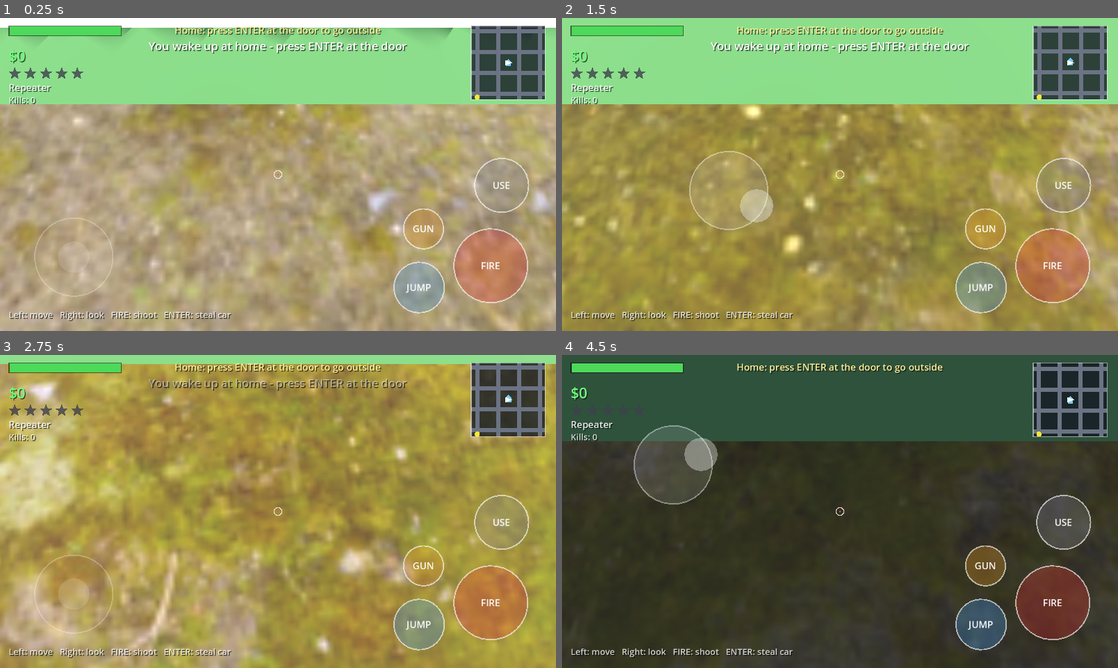
Above: before the commit, frames 1-4 (two rows, left to right).
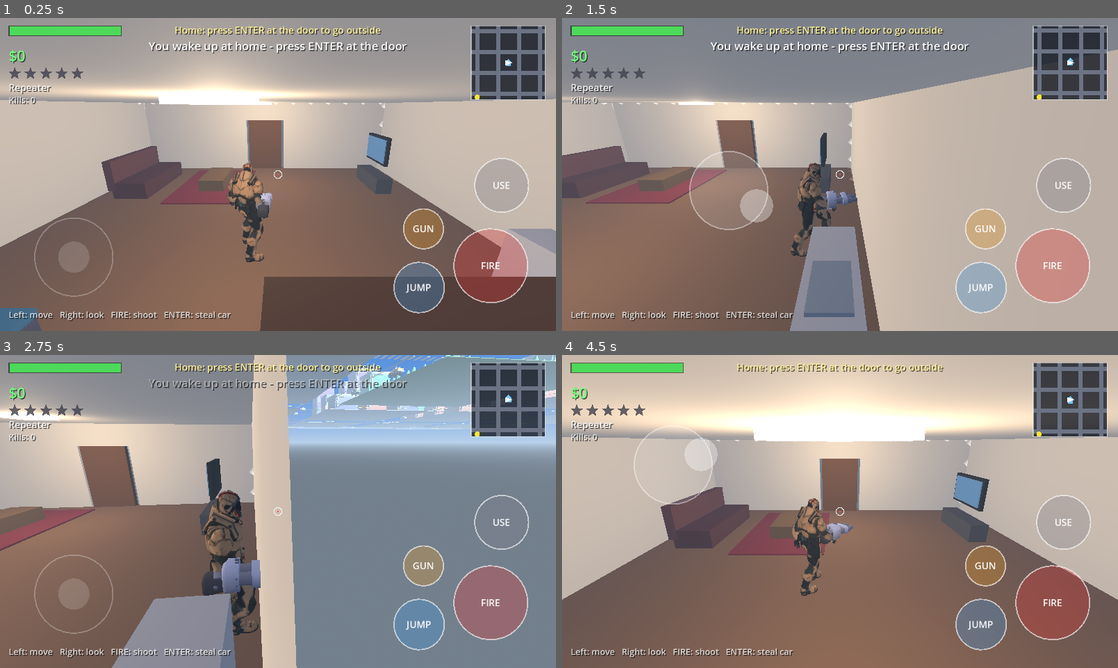
Above: after the commit, the same moments.

Repository: alikhanpkfhg/open-world-crime-city
Game: Godot game, scene res://scenes/main.tscn
Same seed, same stepped clock (60 frames per second), same inputs: the game is played once before the commit and once after it.
Inputs (mouse positions are in pixels of both pictures, inside the frame that each line leads up to):
- Up to frame 1 (0.25 s): no input
- Up to frame 2 (1.5 s): tap Enter at 0.5 s; move the mouse to (962, 158) at 0.52 s; hold D 0.53-1.25 s; hold F 0.53-1.25 s; click (962, 158) at 0.67 s; tap Space at 0.77 s; drag from (728, 190) to (812, 237) at 1.27 s
- Up to frame 3 (2.75 s): move the mouse to (333, 442) at 2.02 s; hold D from 2.03 s (still down); tap E at 2.1 s
- Up to frame 4 (4.5 s): release D at 2.75 s; drag from (812, 574) to (673, 464) at 2.77 s; move the mouse to (1006, 558) at 3.52 s; hold A 3.53-4.25 s; hold F 3.53-4.25 s; tap Space at 3.77 s; drag from (673, 464) to (756, 433) at 4.27 s

The runs differ from the first frame. In frame 1, 93% of the frame differs, in the area x 0-100%, y 0-100%; in frame 2, 94%; in frame 3, 96%; in frame 4, 97%.

Commit message:
Fix the camera getting buried above the house room
The camera was clamped to a hard street-level floor, so inside the room
(20 m below the city) it was pushed into the ground slab under the house.
Clamp relative to the ground the player stands on instead.

Diff:
--- a/scripts/player.gd
+++ b/scripts/player.gd
@@ -101,7 +101,10 @@
 	var h: Dictionary = get_world_3d().direct_space_state.intersect_ray(q)
 	if not h.is_empty():
 		want = (h["position"] as Vector3) + (tpos - want).normalized() * 0.3
-	want.y = maxf(want.y, 0.35)
+	# Keep the camera above the ground the player stands on. A hard street-level
+	# clamp would bury the camera in the ground slab above the house room, which
+	# sits 20 m below the city.
+	want.y = maxf(want.y, global_position.y + 0.35)
 	cam.global_position = want
 	cam.look_at(tpos + rgt * shoulder, Vector3.UP)
 
